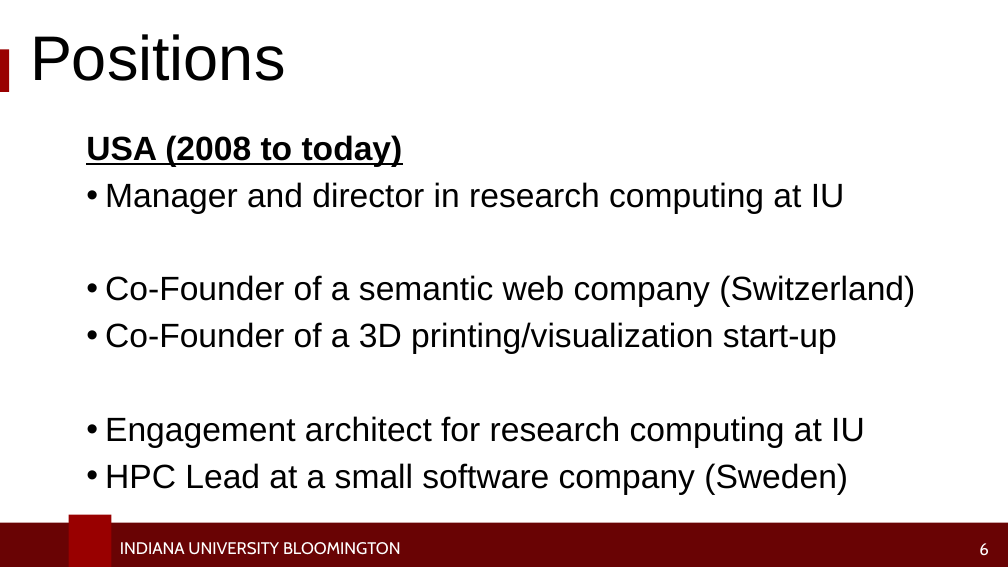
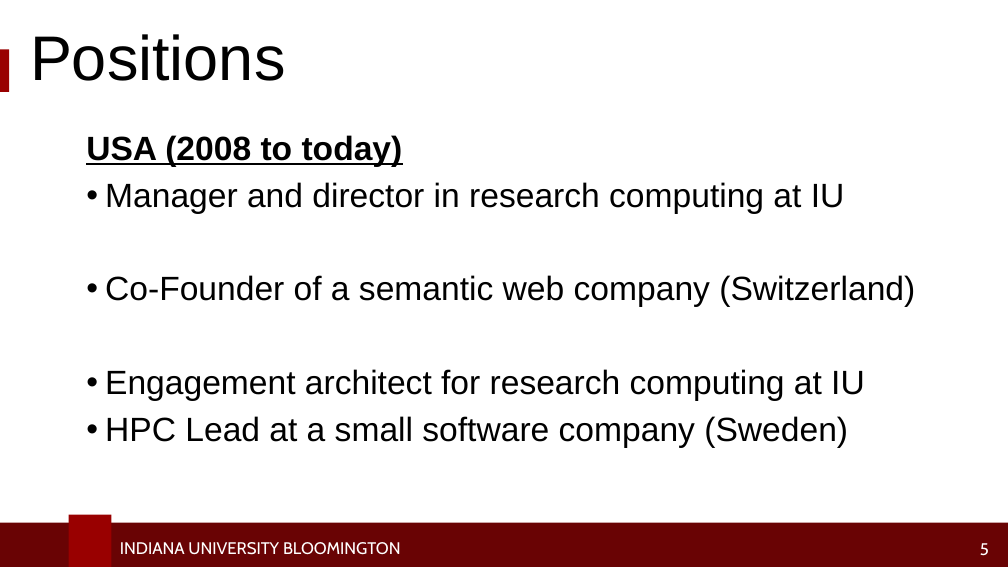
Before and after one commit to access-ci-org/Operations-STEP-2026, a slide deck: slide 5 of CareerSpotlights/RobertHenschel.pptx (slide 6 before the commit). Drawn at 1008x567 pixels with LibreOffice and Linux fonts; fonts in the diff are those of the drawing; background and template pictures are left out. Boxes give left, top, right and bottom in pixels: in the first picture for what was removed or moved away, otherwise in the second. Text is boxed around its words. In the diff, an @@ line names an element or a change of style, - is before the commit and + after.

```diff
--- a/CareerSpotlights/RobertHenschel.pptx
+++ b/CareerSpotlights/RobertHenschel.pptx
@@ text at [105, 322, 837, 354]: paragraph removed @@
-• Co-Founder of a 3D printing/visualization start-up
@@ page number at [980, 543, 989, 556]: text changed @@
-6
+5
```
Also in this commit, not shown: 4 other slides changed, 1 slide removed.
